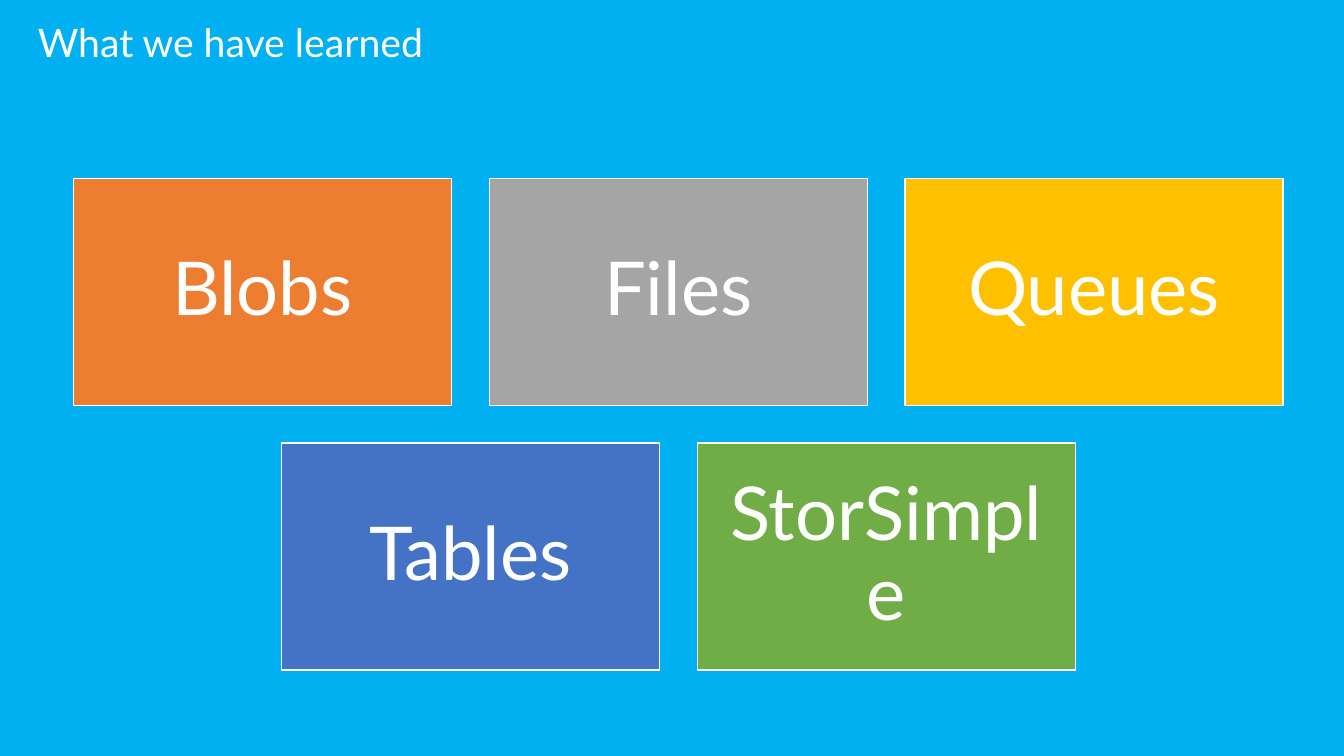
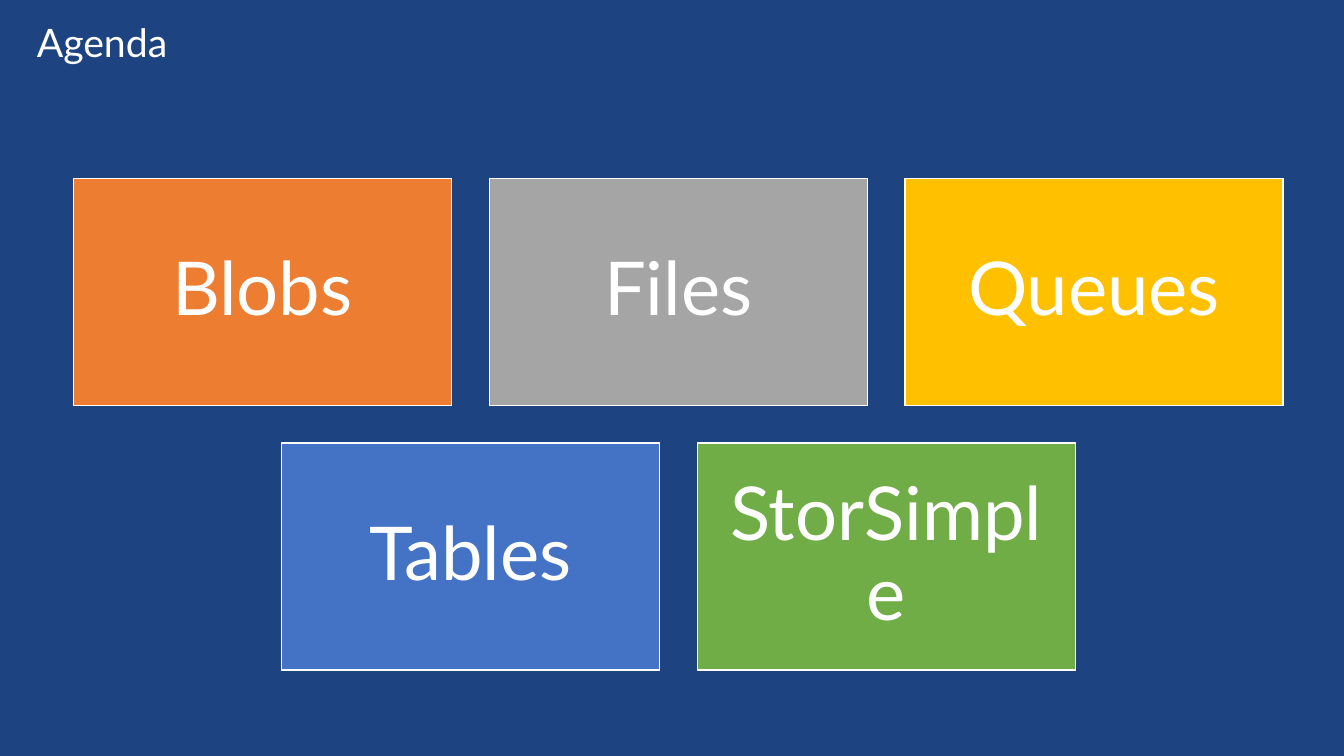
Before and after one commit to sack212/BasicAzureCamp, a slide deck: slide 74 of Data-Storage/Data-Storage.pptx (slide 85 before the commit). Drawn at 1344x756 pixels with LibreOffice and Linux fonts; fonts in the diff are those of the drawing. Boxes give left, top, right and bottom in pixels: in the first picture for what was removed or moved away, otherwise in the second. Text is boxed around its words. In the diff, an @@ line names an element or a change of style, - is before the commit and + after.

```diff
--- a/Data-Storage/Data-Storage.pptx
+++ b/Data-Storage/Data-Storage.pptx
@@ background #00B0F0 to #1D4380 @@
@@ title at (37, 28, 167, 64): text changed @@
-What we have learned
+Agenda
```
Also in this commit, not shown: 13 other slides changed, 7 slides added, 1 slide removed.
